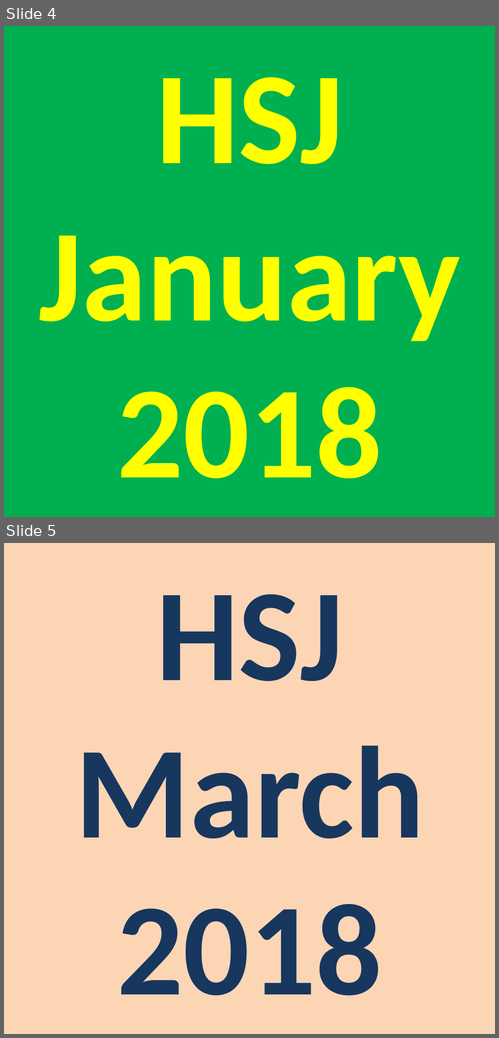
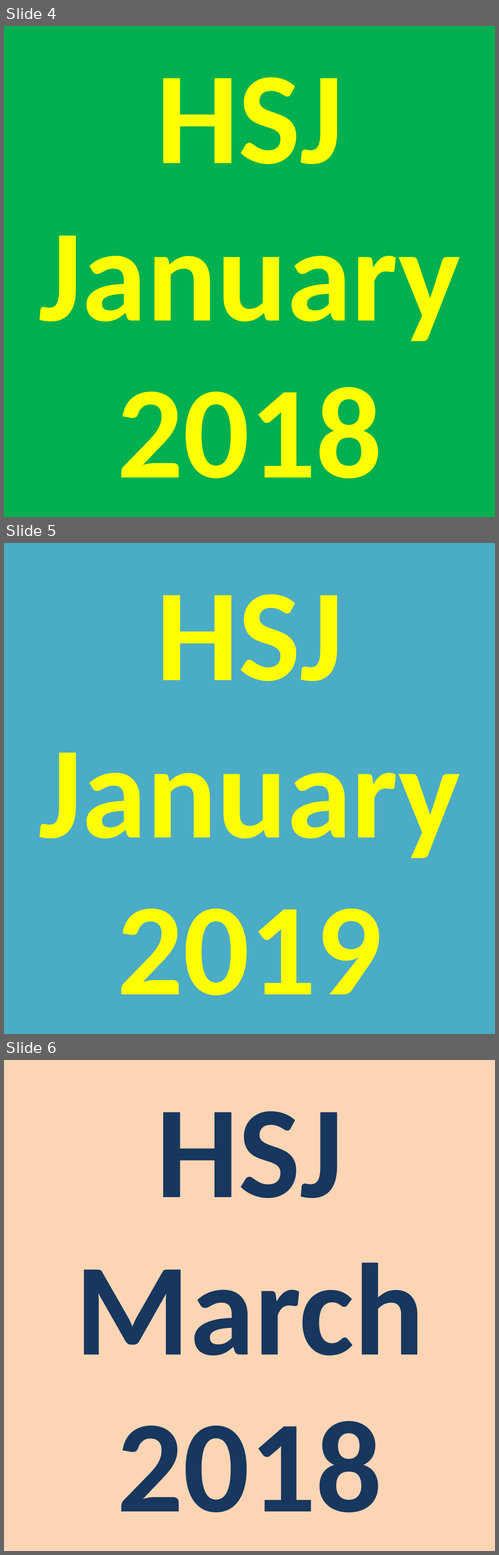
Before and after one commit to hardlystrictlyjerry/hardlystrictlyjerry.github.io, a slide deck: resources/soundcloud.pptx. Shown one above the other, each under a label of ours: slides 4 and 5 before the commit, slides 4, 5 and 6 after it. The pictures are 499x1038 and 499x1555 pixels, drawn with LibreOffice and Linux fonts; fonts in the diff are those of the drawing. Boxes give left, top, right and bottom in pixels: in the first picture for what was removed or moved away, otherwise in the second. Text is boxed around its words. In the diff, an @@ line names an element or a change of style, - is before the commit and + after.

```diff
--- a/resources/soundcloud.pptx
+++ b/resources/soundcloud.pptx
@@ slide 5 added at (x1=4, y1=543, x2=495, y2=1034), background #4BACC6 @@
@@ title added at (x1=39, y1=594, x2=461, y2=996), 96 pt, text #FFFF00, bold @@
+HSJ
+January
+2019
@@ what was slide 5 is now slide 6 @@
```
Also in this commit, not shown: 1 slide changed, 5 other files.
